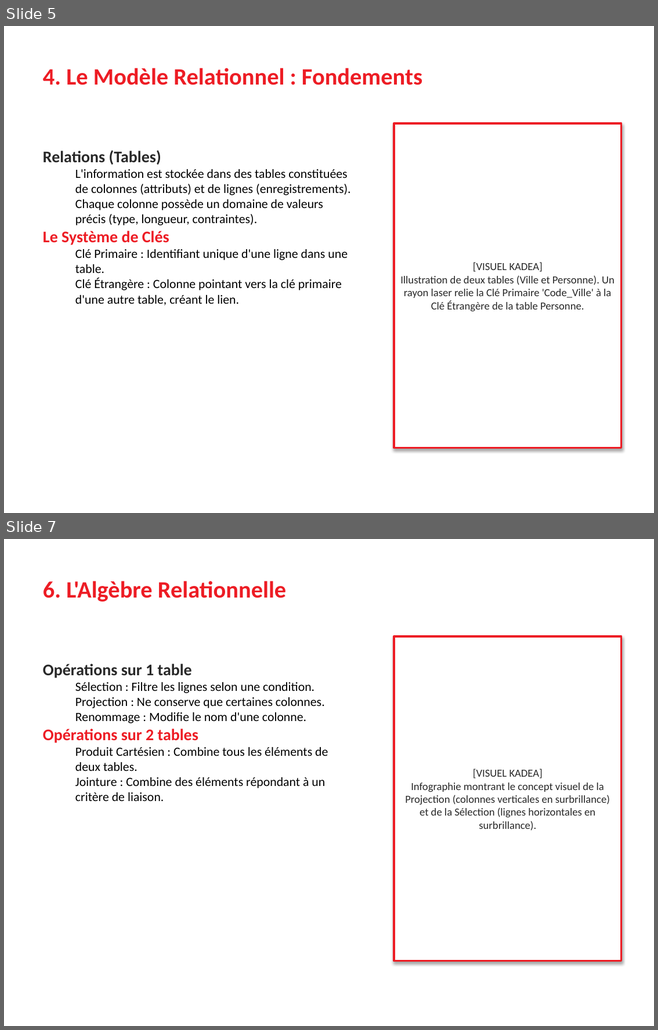
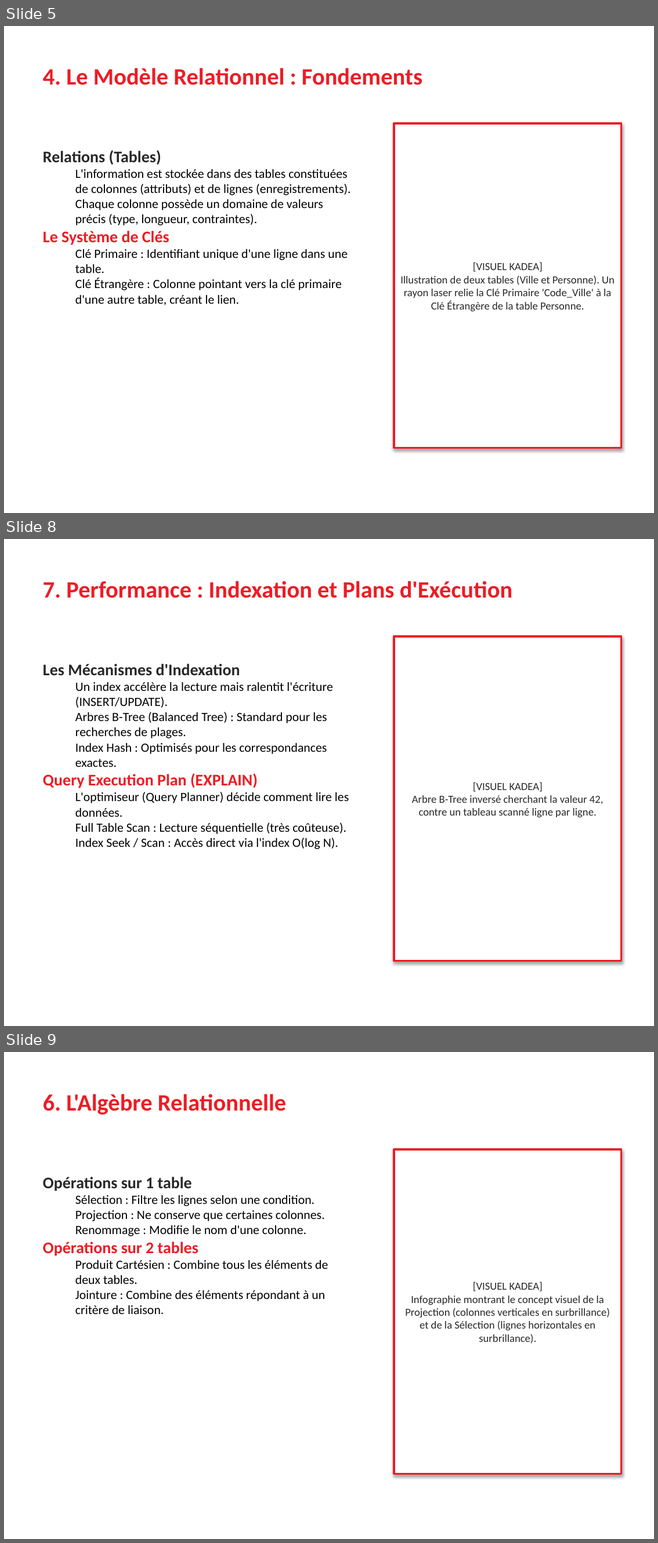
Before and after one commit to gatienseven7/train_model, a slide deck: Cours_Complet_BDD_et_SQL.pptx. Shown one above the other, each under a label of ours: slides 5 and 7 before the commit, slides 5, 8 and 9 after it; the slides between them are not shown. The pictures are 658x1030 and 658x1543 pixels, drawn with LibreOffice and Linux fonts; fonts in the diff are those of the drawing. Boxes give left, top, right and bottom in pixels: in the first picture for what was removed or moved away, otherwise in the second. Text is boxed around its words. In the diff, an @@ line names an element or a change of style, - is before the commit and + after.

```diff
--- a/Cours_Complet_BDD_et_SQL.pptx
+++ b/Cours_Complet_BDD_et_SQL.pptx
@@ slide 8 added at <box>4,539,654,1026</box>, background #FFFFFF @@
@@ text added at <box>43,581,512,598</box>, 26 pt, text #ED1C24, bold @@
+7. Performance : Indexation et Plans d'Exécution
@@ rectangle added at <box>394,636,621,961</box>, fill #FFFFFF, outline #ED1C24 2 pt, 12 pt, text #282828 @@
+[VISUEL KADEA]
+Arbre B-Tree inversé cherchant la valeur 42, contre un tableau scanné ligne par ligne.
@@ text added at <box>43,664,349,849</box>, 14 pt, text #000000 @@
+Les Mécanismes d'Indexation
+  Un index accélère la lecture mais ralentit l'écriture (INSERT/UPDATE).
+  Arbres B-Tree (Balanced Tree) : Standard pour les recherches de plages.
+  Index Hash : Optimisés pour les correspondances exactes.
+Query Execution Plan (EXPLAIN)
+  L'optimiseur (Query Planner) décide comment lire les données.
+  Full Table Scan : Lecture séquentielle (très coûteuse).
+  Index Seek / Scan : Accès direct via l'index O(log N).
@@ what was slide 7 is now slide 9 @@
```
Also in this commit, not shown: 5 slides changed, 2 other slides added, 3 other files.
